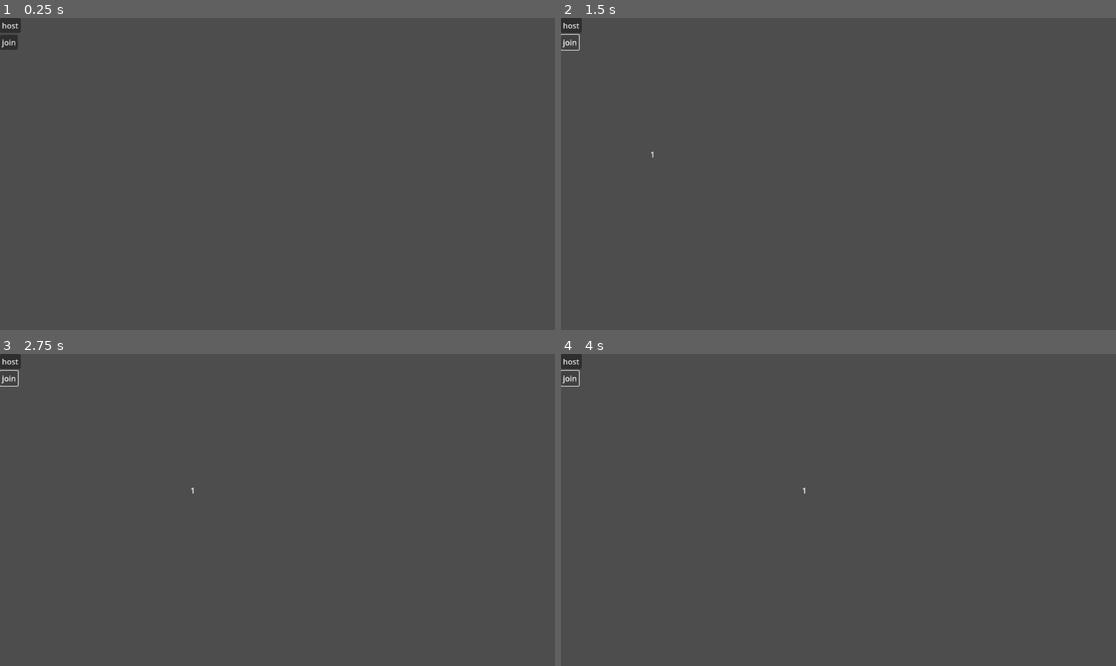
Above: before the commit, frames 1-4 (two rows, left to right).
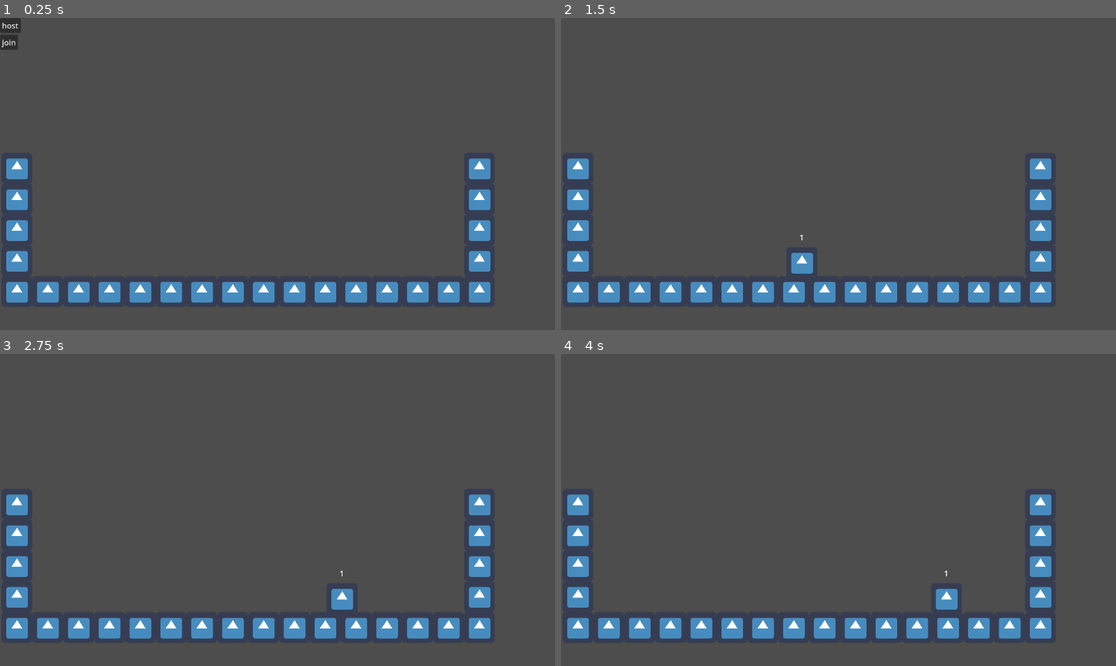
Above: after the commit, the same moments.

Repository: jasonhowelldev/godot-4-alpha-tests
Game: Godot game, scene res://app/nodes/managers/game.tscn
Two runs of this game, one before a commit and one after it. Both use one fixed random seed, a clock stepped at 60 frames per second and the inputs below. The engine's default icon, where the game draws it, is replaced by a stand-in: a white triangle on a blue panel in a dark square.
Inputs (mouse positions are in pixels of both pictures, inside the frame that each line leads up to):
- Up to frame 1 (0.25 s): no input
- Up to frame 2 (1.5 s): click "host" at 0.5 s; click (572, 42) at 1.25 s, where only the run before the commit has a clickable "join"
- Up to frame 3 (2.75 s): hold Right (ui_right) from 2.03 s (still down)
- Up to frame 4 (4 s): release Right (ui_right) at 3.53 s; hold Left (ui_left) from 3.53 s (still down)

The runs differ from the first frame. In frame 1, 6.4% of the frame differs, in the area x 1-89%, y 44-92%; in frame 2, 6.9%; in frame 3, 6.9%; in frame 4, 6.9%, in the area x 0-89%, y 0-92%.

Commit message:
hide lobby and added map

Diff:
--- /dev/null
+++ b/network-test-01/app/maps/001/001.tscn
@@ -0,0 +1,77 @@
+[gd_scene load_steps=2 format=3 uid="uid://dxuu7refjsbvn"]
+
+[ext_resource type="PackedScene" uid="uid://bc4i66lvie5nc" path="res://app/maps/mapitems/floor.tscn" id="1_tm3ja"]
+
+[node name="001" type="Node2D"]
+
+[node name="floor-000" parent="." instance=ExtResource( "1_tm3ja" )]
+position = Vector2(35, 312)
+
+[node name="floor-001" parent="." instance=ExtResource( "1_tm3ja" )]
+position = Vector2(35, 376)
+
+[node name="floor-002" parent="." instance=ExtResource( "1_tm3ja" )]
+position = Vector2(35, 440)
+
+[node name="floor-003" parent="." instance=ExtResource( "1_tm3ja" )]
+position = Vector2(35, 504)
+
+[node name="floor-004" parent="." instance=ExtResource( "1_tm3ja" )]
+position = Vector2(35, 568)
+
+[node name="floor-005" parent="." instance=ExtResource( "1_tm3ja" )]
+position = Vector2(99, 568)
+
+[node name="floor-006" parent="." instance=ExtResource( "1_tm3ja" )]
+position = Vector2(163, 568)
+
+[node name="floor-007" parent="." instance=ExtResource( "1_tm3ja" )]
+position = Vector2(227, 568)
+
+[node name="floor-008" parent="." instance=ExtResource( "1_tm3ja" )]
+position = Vector2(291, 568)
+
+[node name="floor-009" parent="." instance=ExtResource( "1_tm3ja" )]
+position = Vector2(355, 568)
+
+[node name="floor-010" parent="." instance=ExtResource( "1_tm3ja" )]
+position = Vector2(419, 568)
+
+[node name="floor-011" parent="." instance=ExtResource( "1_tm3ja" )]
+position = Vector2(483, 568)
+
+[node name="floor-012" parent="." instance=ExtResource( "1_tm3ja" )]
+position = Vector2(547, 568)
+
+[node name="floor-013" parent="." instance=ExtResource( "1_tm3ja" )]
+position = Vector2(611, 568)
+
+[node name="floor-014" parent="." instance=ExtResource( "1_tm3ja" )]
+position = Vector2(675, 568)
+
+[node name="floor-015" parent="." instance=ExtResource( "1_tm3ja" )]
+position = Vector2(739, 568)
+
+[node name="floor-016" parent="." instance=ExtResource( "1_tm3ja" )]
+position = Vector2(803, 568)
+
+[node name="floor-017" parent="." instance=ExtResource( "1_tm3ja" )]
+position = Vector2(867, 568)
+
+[node name="floor-018" parent="." instance=ExtResource( "1_tm3ja" )]
+position = Vector2(931, 568)
+
+[node name="floor-019" parent="." instance=ExtResource( "1_tm3ja" )]
+position = Vector2(995, 568)
+
+[node name="floor-020" parent="." instance=ExtResource( "1_tm3ja" )]
+position = Vector2(995, 504)
+
+[node name="floor-021" parent="." instance=ExtResource( "1_tm3ja" )]
+position = Vector2(995, 440)
+
+[node name="floor-022" parent="." instance=ExtResource( "1_tm3ja" )]
+position = Vector2(995, 376)
+
+[node name="floor-023" parent="." instance=ExtResource( "1_tm3ja" )]
+position = Vector2(995, 312)
--- /dev/null
+++ b/network-test-01/app/maps/mapitems/floor.tscn
@@ -0,0 +1,16 @@
+[gd_scene load_steps=3 format=3 uid="uid://bc4i66lvie5nc"]
+
+[ext_resource type="Texture2D" uid="uid://cqmx6d4yu1vyp" path="res://icon.png" id="1_t5ui5"]
+
+[sub_resource type="RectangleShape2D" id="RectangleShape2D_34x3a"]
+size = Vector2(60, 60)
+
+[node name="floor-000" type="Node2D"]
+
+[node name="StaticBody2D" type="StaticBody2D" parent="."]
+
+[node name="CollisionShape2D" type="CollisionShape2D" parent="StaticBody2D"]
+shape = SubResource( "RectangleShape2D_34x3a" )
+
+[node name="Sprite2D" type="Sprite2D" parent="."]
+texture = ExtResource( "1_t5ui5" )
--- a/network-test-01/app/nodes/actors/networking.gd
+++ b/network-test-01/app/nodes/actors/networking.gd
@@ -4,7 +4,7 @@
 var sync_position : Vector2:
 	set(value):
 		sync_position = value
-		processed_position = true
+		processed_position = false
 var sync_velocity : Vector2
 var sync_is_jumping : bool
 
--- a/network-test-01/app/nodes/actors/player.gd
+++ b/network-test-01/app/nodes/actors/player.gd
@@ -2,24 +2,29 @@
 class_name Player
 
 const SPEED = 300.0
+#const SPEED_ACCELERATION = 50.0
 const JUMP_FORCE = -400.0
 const MAX_JUMP_FUEL = 100.0
 
 #var gravity = ProjectSettings.get_setting("physics/2d/default_gravity")
-var gravity = 0.0
+var gravity = 980.0
 var jump_fuel = MAX_JUMP_FUEL
 var is_jumping : bool = false
 
 func is_local_authority():
 	return $networking/MultiplayerSynchronizer.get_multiplayer_authority() == multiplayer.get_unique_id()
 
+#func _init():
+#	# need to set initial position before adding to tree so it is synced to network properly
+#
+
 # Called when the node enters the scene tree for the first time.
 func _ready():
 	# int constructior taking a string is currenty broken
 	$networking/MultiplayerSynchronizer.set_multiplayer_authority(str(name).to_int())
 	$Control/labelplayername.text = str(name)
-	position.x += randf_range(50.0,500.0)
-	position.y += randf_range(50.0,500.0)
+#	position.x += randf_range(50.0,500.0)
+#	position.y += randf_range(50.0,500.0)
 	pass # Replace with function body.
 
 func _physics_process(delta):
@@ -38,7 +43,7 @@
 
 	if Input.is_action_pressed("jump") and jump_fuel >= 0:
 		velocity.y = JUMP_FORCE
-		jump_fuel -= 1
+		jump_fuel -= 10
 		is_jumping = true
 	else:
 		is_jumping = false
@@ -47,8 +52,7 @@
 		jump_fuel = MAX_JUMP_FUEL
 
 	var direction = Input.get_axis("ui_left", "ui_right")
-	if direction:
-		velocity.x = direction * SPEED
+	velocity.x = direction * SPEED
 
 	move_and_slide()
 
--- a/network-test-01/app/nodes/actors/player.tscn
+++ b/network-test-01/app/nodes/actors/player.tscn
@@ -1,9 +1,11 @@
-[gd_scene load_steps=5 format=3 uid="uid://cjkw5mpomah6x"]
+[gd_scene load_steps=6 format=3 uid="uid://cjkw5mpomah6x"]
 
 [ext_resource type="Script" path="res://app/nodes/actors/player.gd" id="1_it243"]
 [ext_resource type="Script" path="res://app/nodes/actors/networking.gd" id="2_gkoen"]
+[ext_resource type="Texture2D" uid="uid://cqmx6d4yu1vyp" path="res://icon.png" id="3_me5nk"]
 
 [sub_resource type="RectangleShape2D" id="RectangleShape2D_cfbaw"]
+size = Vector2(60, 60)
 
 [sub_resource type="SceneReplicationConfig" id="SceneReplicationConfig_gdjth"]
 properties/0/path = NodePath(":sync_position")
@@ -17,7 +19,8 @@
 properties/2/sync = true
 
 [node name="player" type="CharacterBody2D"]
-position = Vector2(100, 100)
+position = Vector2(500, 100)
+collision_layer = 16
 script = ExtResource( "1_it243" )
 
 [node name="CollisionShape2D" type="CollisionShape2D" parent="."]
@@ -28,12 +31,18 @@
 offset_bottom = 40.0
 
 [node name="labelplayername" type="Label" parent="Control"]
-offset_right = 40.0
-offset_bottom = 23.0
+offset_left = -65.0
+offset_top = -64.0
+offset_right = 65.0
+offset_bottom = -38.0
 text = "labelplayername"
+horizontal_alignment = 1
 
 [node name="networking" type="Node" parent="."]
 script = ExtResource( "2_gkoen" )
 
 [node name="MultiplayerSynchronizer" type="MultiplayerSynchronizer" parent="networking"]
 replication_config = SubResource( "SceneReplicationConfig_gdjth" )
+
+[node name="Sprite2D" type="Sprite2D" parent="."]
+texture = ExtResource( "3_me5nk" )
--- a/network-test-01/app/nodes/managers/game.tscn
+++ b/network-test-01/app/nodes/managers/game.tscn
@@ -1,7 +1,8 @@
-[gd_scene load_steps=3 format=3 uid="uid://b3b25be443sv5"]
+[gd_scene load_steps=4 format=3 uid="uid://b3b25be443sv5"]
 
 [ext_resource type="PackedScene" uid="uid://btf7j413etk16" path="res://app/nodes/network/networkserver.tscn" id="1_tx1fw"]
 [ext_resource type="PackedScene" uid="uid://b64mv6bdcm70f" path="res://app/ui/lobby.tscn" id="2_xggpc"]
+[ext_resource type="PackedScene" uid="uid://dxuu7refjsbvn" path="res://app/maps/001/001.tscn" id="3_gr602"]
 
 [node name="game" type="Node"]
 
@@ -18,3 +19,7 @@
 [node name="ui" type="Node" parent="."]
 
 [node name="lobby" parent="ui" instance=ExtResource( "2_xggpc" )]
+
+[node name="level" type="Node" parent="."]
+
+[node name="001" parent="level" instance=ExtResource( "3_gr602" )]
--- a/network-test-01/app/ui/lobby.gd
+++ b/network-test-01/app/ui/lobby.gd
@@ -13,9 +13,11 @@
 
 func _on_host_pressed():
 	gamestate.host_game()
+	visible = false
 	pass # Replace with function body.
 
 
 func _on_join_pressed():
 	gamestate.join_game()
+	visible = false
 	pass # Replace with function body.
